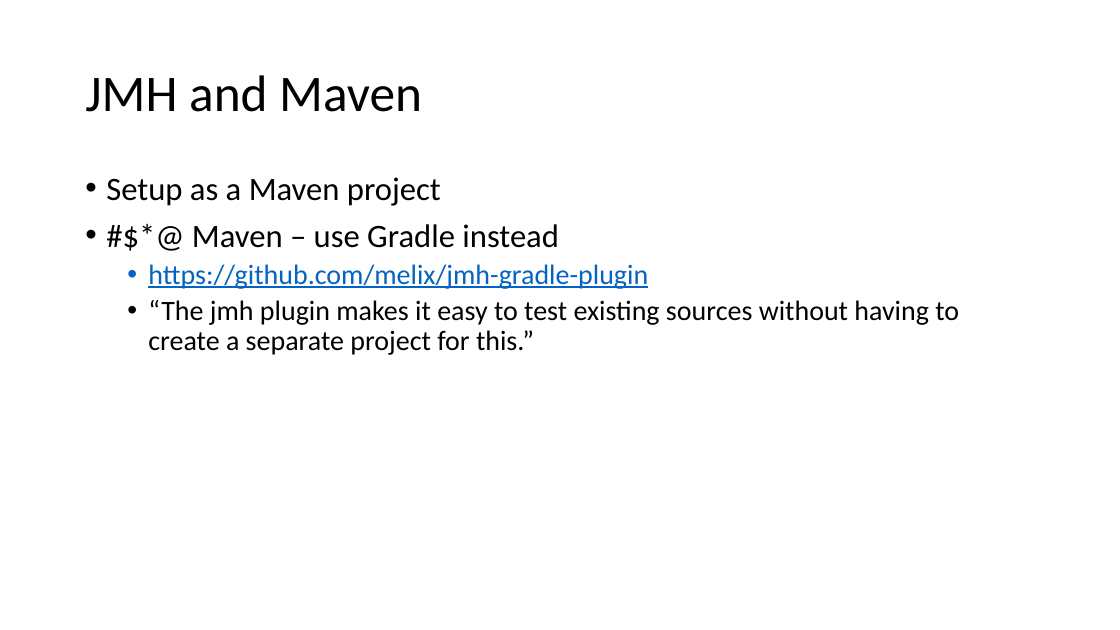
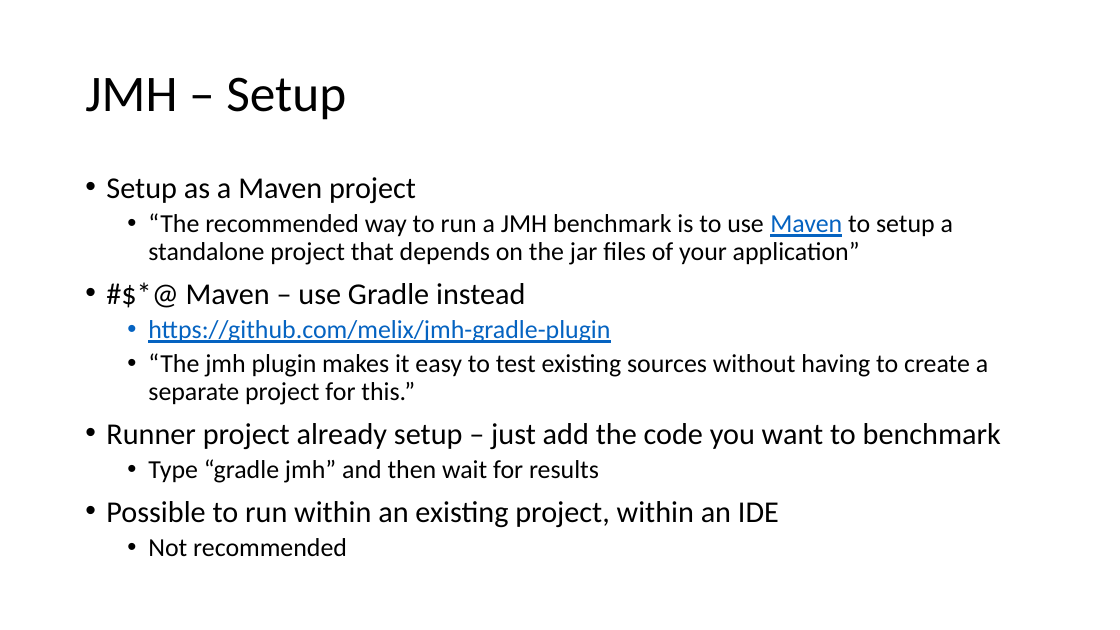
Before and after one commit to tresat/JMH-Presentation, a slide deck: slide 5 of doc/slides.pptx (slide 4 before the commit). Drawn at 1120x630 pixels with LibreOffice and Linux fonts; fonts in the diff are those of the drawing. Boxes give left, top, right and bottom in pixels: in the first picture for what was removed or moved away, otherwise in the second. Text is boxed around its words. In the diff, an @@ line names an element or a change of style, - is before the commit and + after.

Commit message:
Work on slides, making the JMH-Runner independent of the main presentation project.

```diff
--- a/doc/slides.pptx
+++ b/doc/slides.pptx
@@ title at bbox=[85, 77, 346, 120]: text changed @@
-JMH and Maven
+JMH – Setup
@@ text at bbox=[106, 177, 988, 405]: size 28 to 25.9 pt in "Setup as a Maven project", "#$*@ Maven – use Gradle instead"; size 24 to 22.2 pt in "https://github.com/melix/jmh-gradle-plugin", "“The jmh plugin makes it easy to ..." @@
@@ text at bbox=[148, 213, 953, 265]: paragraph added @@
+  • “The recommended way to run a JMH benchmark is to use Maven to setup a standalone project that depends on the jar files of your application”
@@ text at bbox=[106, 423, 1001, 556]: paragraphs added @@
+• Runner project already setup – just add the code you want to benchmark
+  • Type “gradle jmh” and then wait for results
+• Possible to run within an existing project, within an IDE
+  • Not recommended
```
Also in this commit, not shown: 3 other slides changed, 5 slides added, 9 other files.
